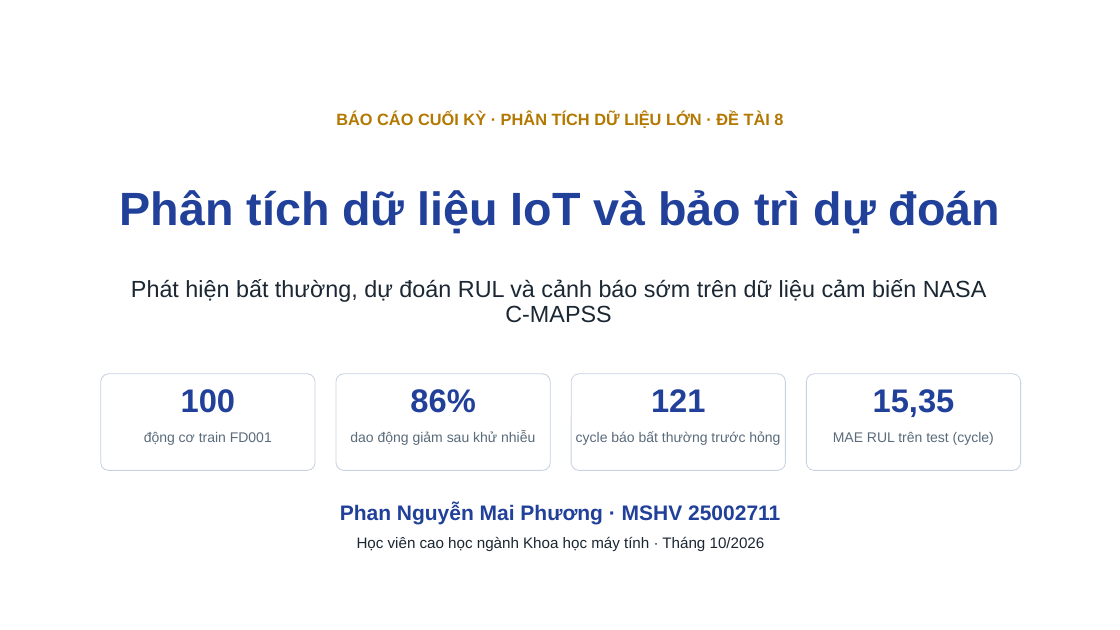
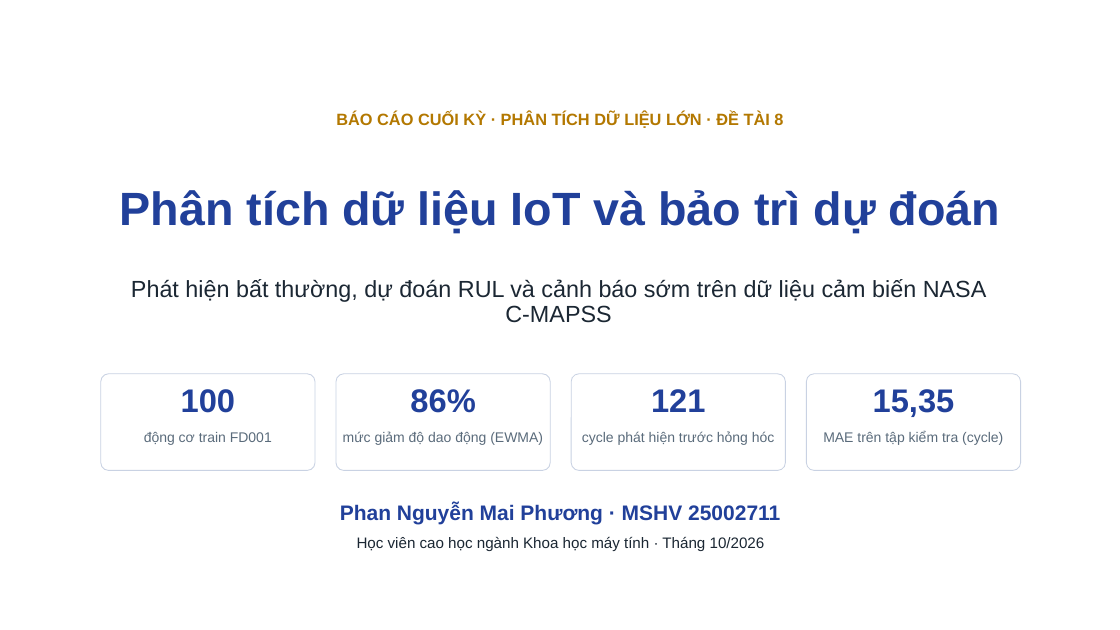
Before and after one commit to ti014/tinasa-cmapss-rul-prediction, a slide deck: slide 1 of slides/cmapss_fd001_presentation.pptx. Drawn at 1120x630 pixels with LibreOffice and Linux fonts; fonts in the diff are those of the drawing; background and template pictures are left out. Boxes give left, top, right and bottom in pixels: in the first picture for what was removed or moved away, otherwise in the second. Text is boxed around its words. In the diff, an @@ line names an element or a change of style, - is before the commit and + after.

```diff
--- a/slides/cmapss_fd001_presentation.pptx
+++ b/slides/cmapss_fd001_presentation.pptx
@@ text at <box>343,431,543,445</box>: text changed @@
-dao động giảm sau khử nhiễu
+mức giảm độ dao động (EWMA)
@@ text at <box>582,431,775,445</box>: text changed @@
-cycle báo bất thường trước hỏng
+cycle phát hiện trước hỏng hóc
@@ text at <box>823,431,1003,445</box>: text changed @@
-MAE RUL trên test (cycle)
+MAE trên tập kiểm tra (cycle)
```
Also in this commit, not shown: 19 other slides changed, 24 other files.
